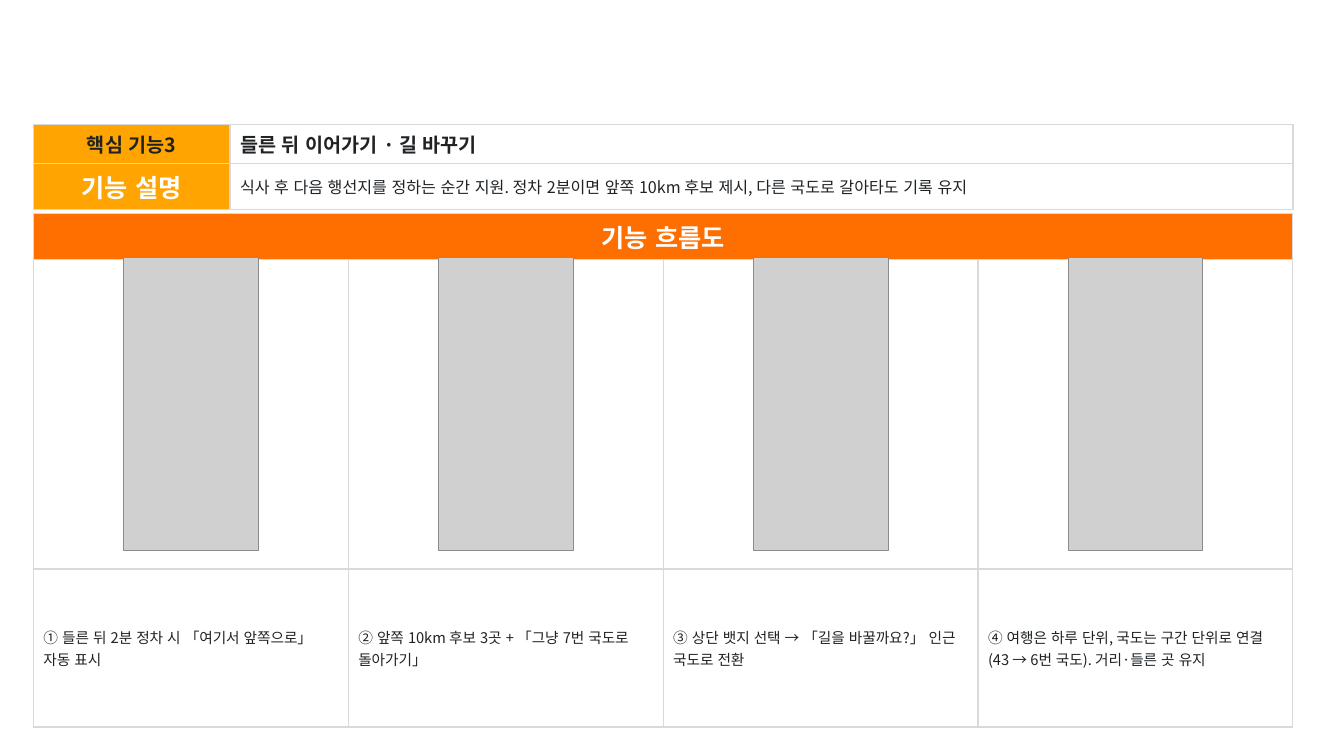
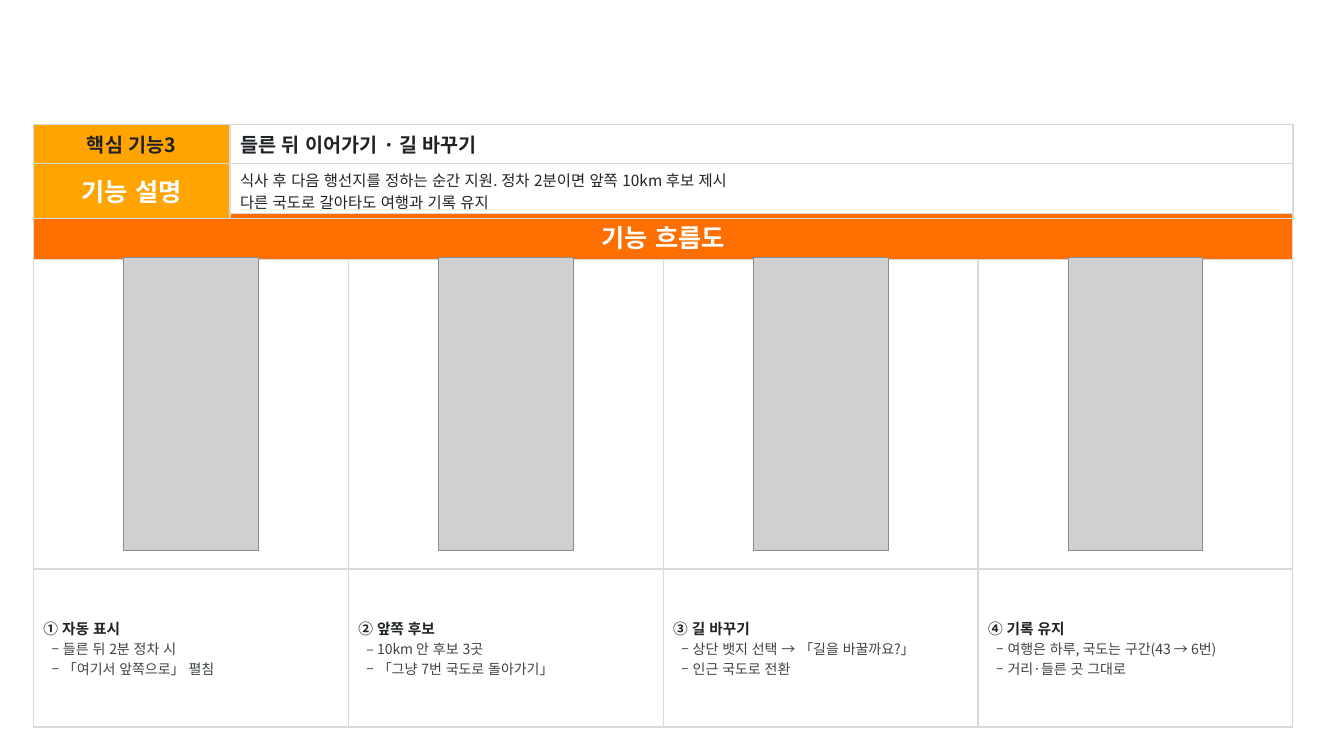
Before and after one commit to Hyee0ne/p-trip, a slide deck: slide 7 of docs/기능설명서_P의여행.pptx. Drawn at 1344x756 pixels with LibreOffice and Linux fonts; fonts in the diff are those of the drawing; grey boxes stand for pictures; background and template pictures are left out. Boxes give left, top, right and bottom in pixels: in the first picture for what was removed or moved away, otherwise in the second. Text is boxed around its words. In the diff, an @@ line names an element or a change of style, - is before the commit and + after.

```diff
--- a/docs/기능설명서_P의여행.pptx
+++ b/docs/기능설명서_P의여행.pptx
@@ table at [33,125,1294,214] @@
-row 2, column 2: 식사 후 다음 행선지를 정하는 순간 지원. 정차 2분이면 앞쪽 10km 후보 제시, 다른 국도로 갈아타도 기록 유지
+row 2, column 2: 식사 후 다음 행선지를 정하는 순간 지원. 정차 2분이면 앞쪽 10km 후보 제시 / 다른 국도로 갈아타도 여행과 기록 유지
@@ table at [33,213,1292,721] @@
-row 3: ① 들른 뒤 2분 정차 시 「여기서 앞쪽으로」 자동 표시 | ② 앞쪽 10km 후보 3곳 + 「그냥 7번 국도로 돌아가기」 | ③ 상단 뱃지 선택 → 「길을 바꿀까요?」 인근 국도로 전환 | ④ 여행은 하루 단위, 국도는 구간 단위로 연결(43 → 6번 국도). 거리·들른 곳 유지
+row 3: ① 자동 표시 / ‒ 들른 뒤 2분 정차 시 / ‒ 「여기서 앞쪽으로」 펼침 | ② 앞쪽 후보 / ‒ 10km 안 후보 3곳 / ‒ 「그냥 7번 국도로 돌아가기」 | ③ 길 바꾸기 / ‒ 상단 뱃지 선택 → 「길을 바꿀까요?」 / ‒ 인근 국도로 전환 | ④ 기록 유지 / ‒ 여행은 하루, 국도는 구간(43 → 6번) / ‒ 거리·들른 곳 그대로
```
Also in this commit, not shown: 4 other slides changed, 2 other files.
